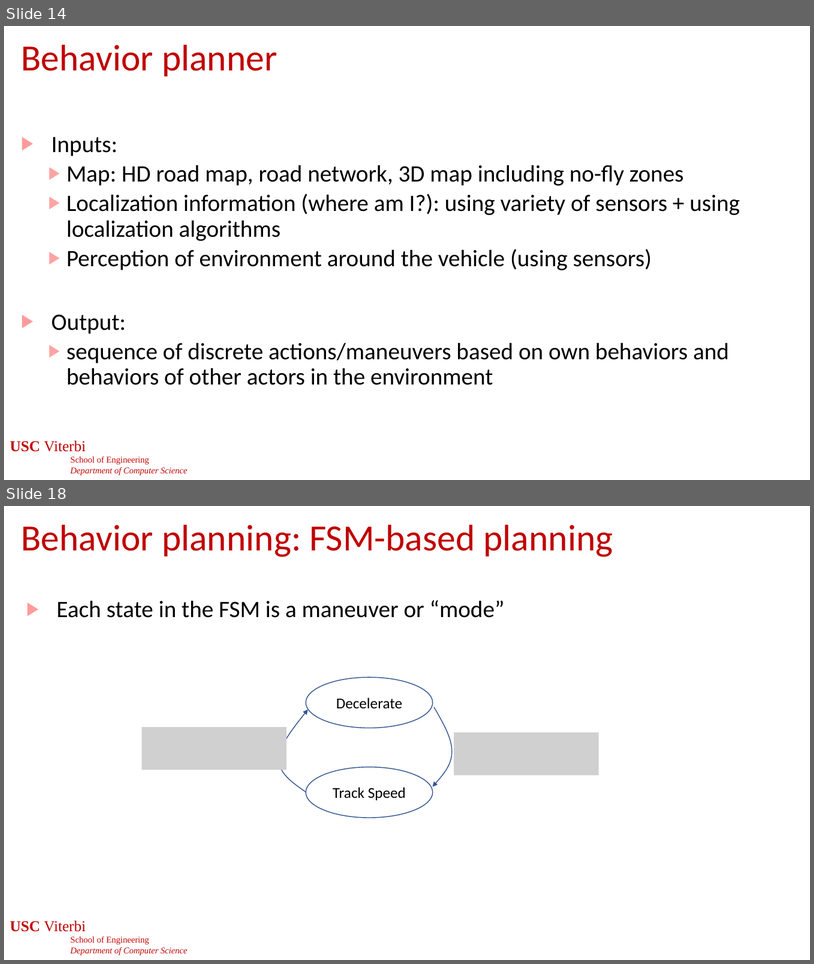
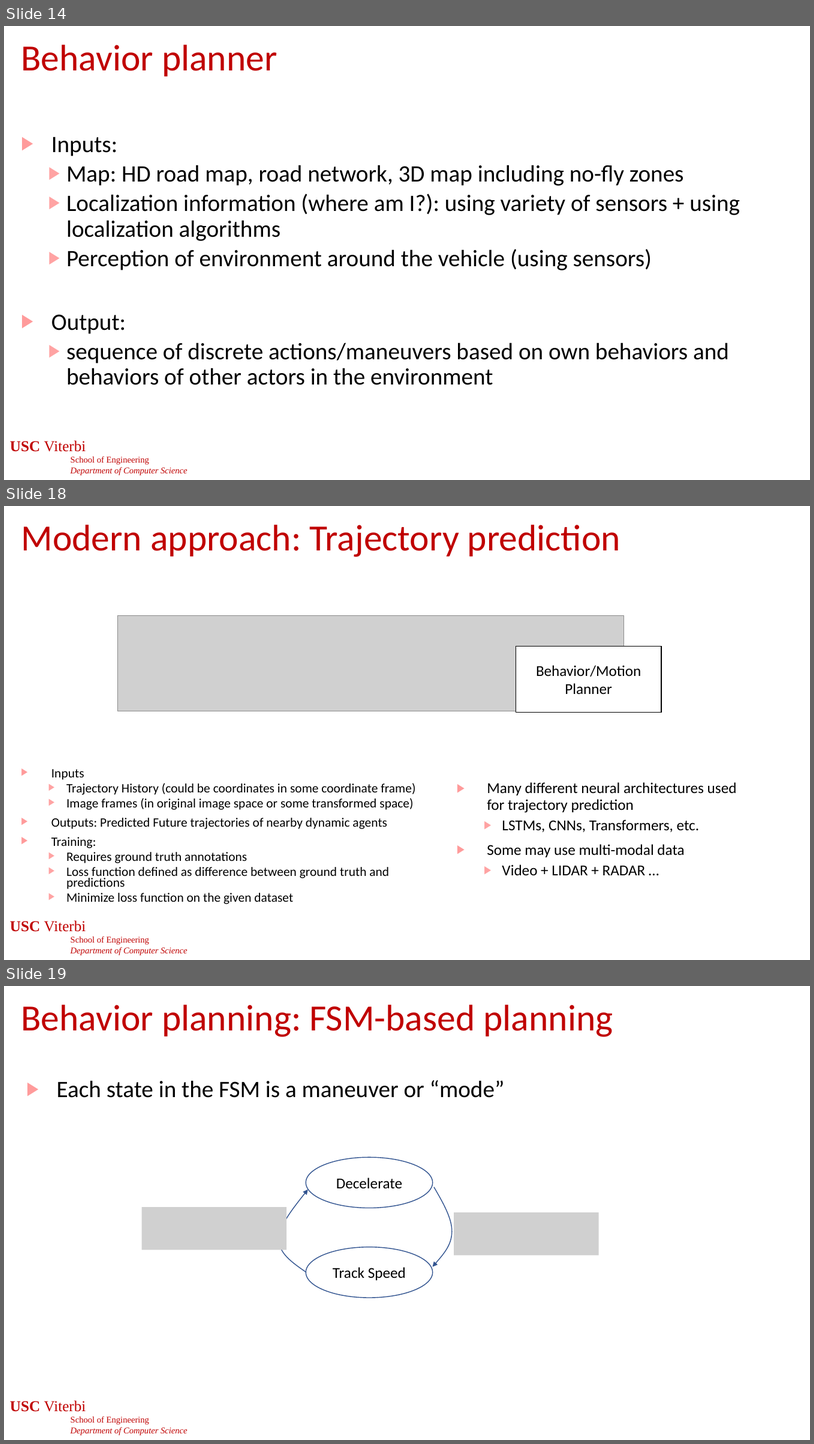
Before and after one commit to jdeshmukh/jdeshmukh.github.io, a slide deck: teaching/cs513-autocps-fall-2025/slides/Planning.pptx. Shown one above the other, each under a label of ours: slides 14 and 18 before the commit, slides 14, 18 and 19 after it; the slides between them are not shown. The pictures are 814x964 and 814x1444 pixels, drawn with LibreOffice and Linux fonts; fonts in the diff are those of the drawing; grey boxes stand for pictures; background and template pictures are left out. Boxes give left, top, right and bottom in pixels: in the first picture for what was removed or moved away, otherwise in the second. Text is boxed around its words. In the diff, an @@ line names an element or a change of style, - is before the commit and + after.

```diff
--- a/teaching/cs513-autocps-fall-2025/slides/Planning.pptx
+++ b/teaching/cs513-autocps-fall-2025/slides/Planning.pptx
@@ slide 18 added at [4,506,810,960], background #FFFFFF; not listed: 1 template element that a slide beside it also shows @@
@@ title added at [21,525,621,557], 44 pt, text #C00000 @@
+Modern approach: Trajectory prediction
@@ picture added at [118,615,624,711] @@
@@ rectangle added at [516,646,662,712], fill #FFFFFF, outline #000000 1 pt, 18 pt, text #000000 @@
+Behavior/Motion Planner
@@ text added at [51,769,416,904], 15.3 pt, text #000000 @@
+▶ Inputs
+  ▶ Trajectory History (could be coordinates in some coordinate frame)
+  ▶ Image frames (in original image space or some transformed space)
+▶ Outputs: Predicted Future trajectories of nearby dynamic agents
+▶ Training:
+  ▶ Requires ground truth annotations
+  ▶ Loss function defined as difference between ground truth and predictions
+  ▶ Minimize loss function on the given dataset
@@ text added at [487,782,737,875], 18 pt, text #000000 @@
+▶ Many different neural architectures used for trajectory prediction
+  ▶ LSTMs, CNNs, Transformers, etc.
+▶ Some may use multi-modal data
+  ▶ Video + LIDAR + RADAR …
@@ page number added at [317,921,498,945], 24 pt, text #FFFFFF @@
+18
@@ what was slide 18 is now slide 19 @@
```
Also in this commit, not shown: 8 slides changed, 1 other file.
